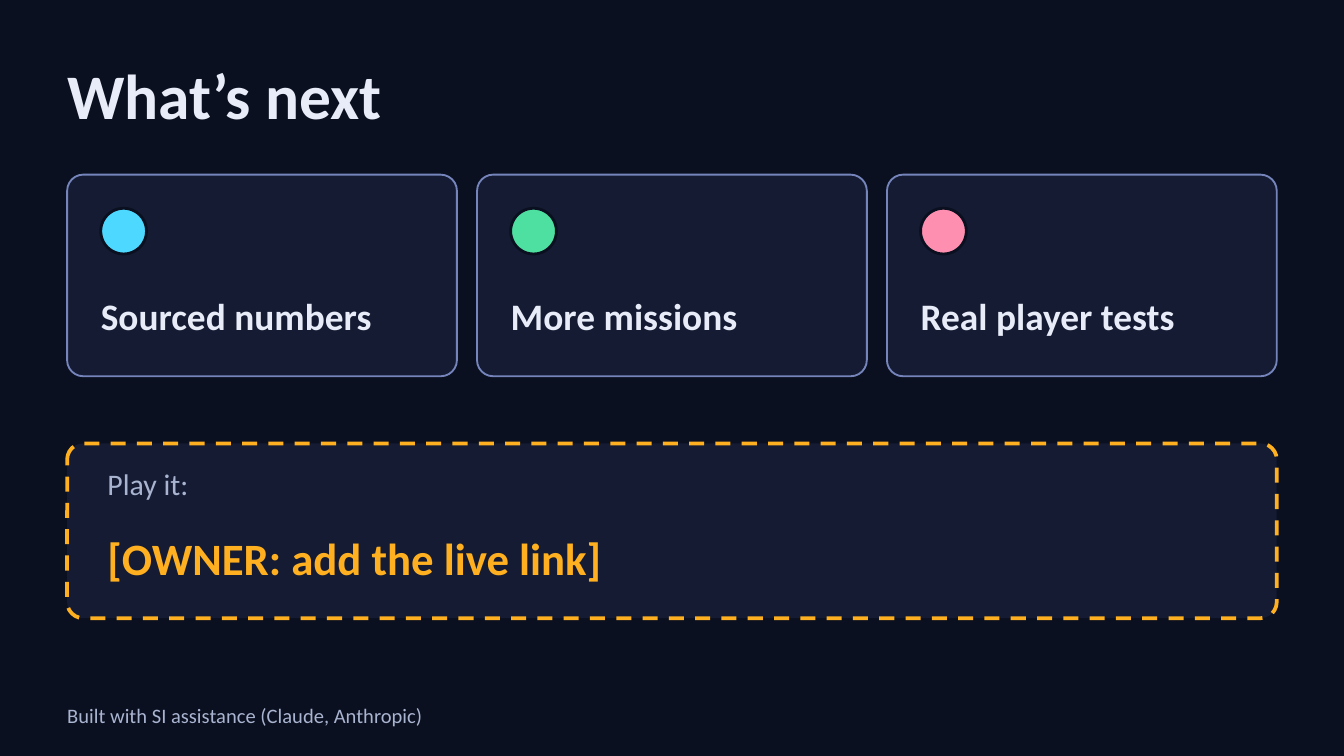
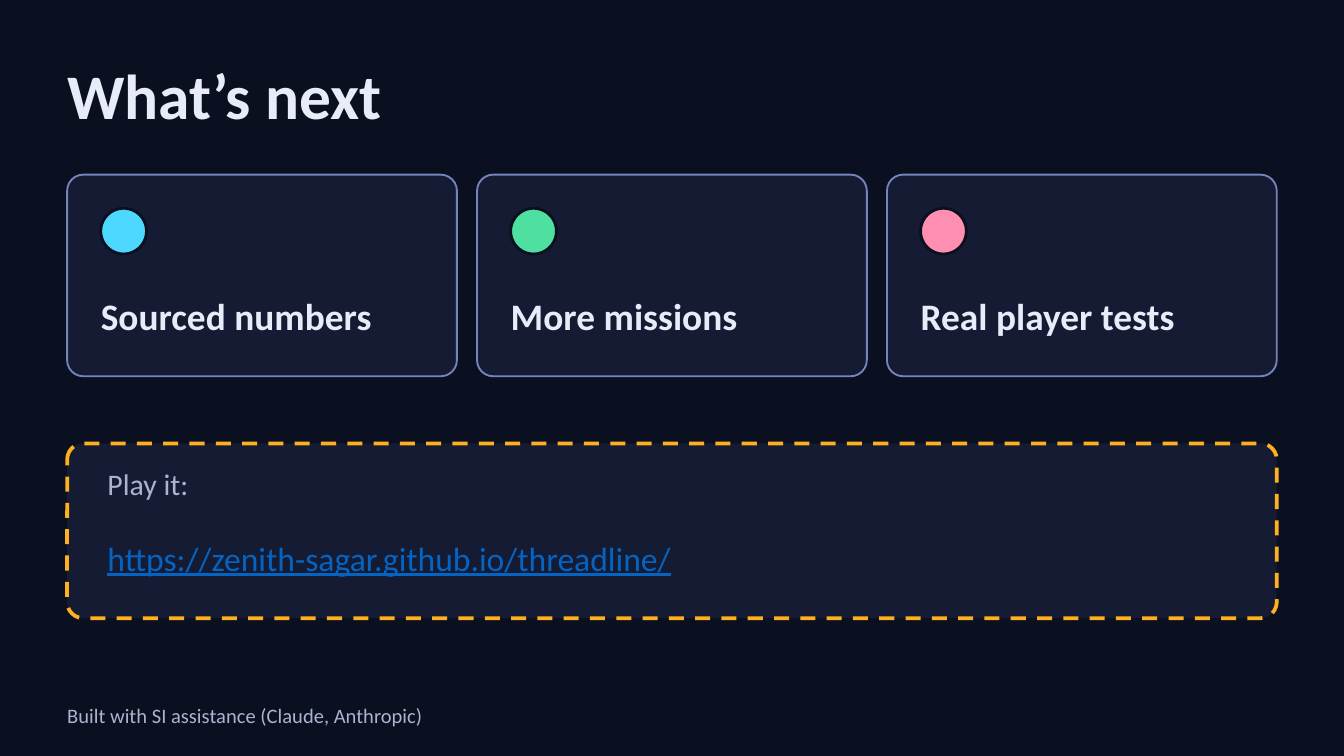
Before and after one commit to Zenith-Sagar/threadline, a slide deck: slide 7 of docs/demo/threadline-demo-7slides.pptx. Drawn at 1344x756 pixels with LibreOffice and Linux fonts; fonts in the diff are those of the drawing. Boxes give left, top, right and bottom in pixels: in the first picture for what was removed or moved away, otherwise in the second. Text is boxed around its words. In the diff, an @@ line names an element or a change of style, - is before the commit and + after.

```diff
--- a/docs/demo/threadline-demo-7slides.pptx
+++ b/docs/demo/threadline-demo-7slides.pptx
@@ text at <box>107,547,670,577</box>: text changed; size 24 to 18 pt; text colour #FFB020 to #0563C1; bold off @@
-[OWNER: add the live link]
+https://zenith-sagar.github.io/threadline/
```
Also in this commit, not shown: 1 other file.
